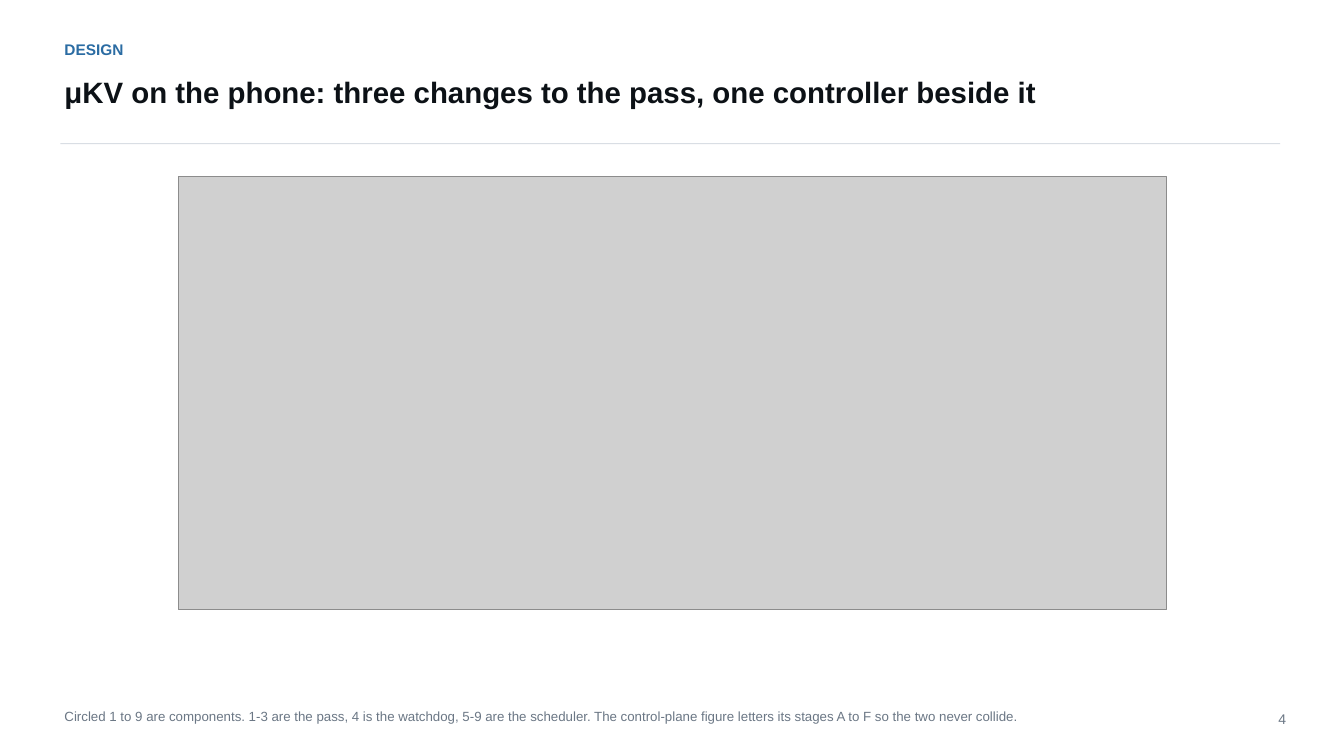
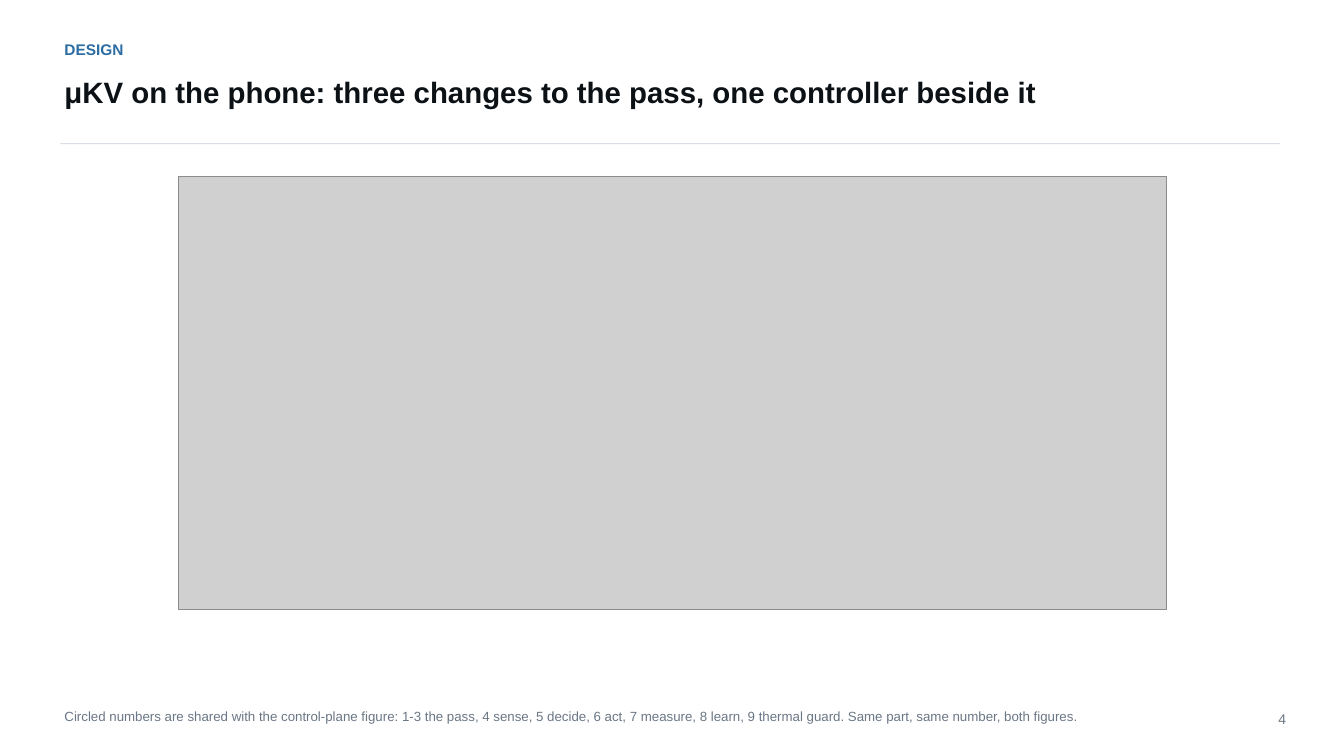
Before and after one commit to Romyull-Islam/EndurKV, a slide deck: slide 4 of muKV_full_deck.pptx. Drawn at 1344x756 pixels with LibreOffice and Linux fonts; fonts in the diff are those of the drawing; grey boxes stand for pictures. Boxes give left, top, right and bottom in pixels: in the first picture for what was removed or moved away, otherwise in the second. Text is boxed around its words. In the diff, an @@ line names an element or a change of style, - is before the commit and + after.

```diff
--- a/muKV_full_deck.pptx
+++ b/muKV_full_deck.pptx
@@ text at [64, 711, 1077, 724]: text changed @@
-Circled 1 to 9 are components. 1-3 are the pass, 4 is the watchdog, 5-9 are the scheduler. The control-plane figure letters its stages A to F so the two never collide.
+Circled numbers are shared with the control-plane figure: 1-3 the pass, 4 sense, 5 decide, 6 act, 7 measure, 8 learn, 9 thermal guard. Same part, same number, both figures.
```
Also in this commit, not shown: 25 other slides changed, 1 slide added, 9 other files.
